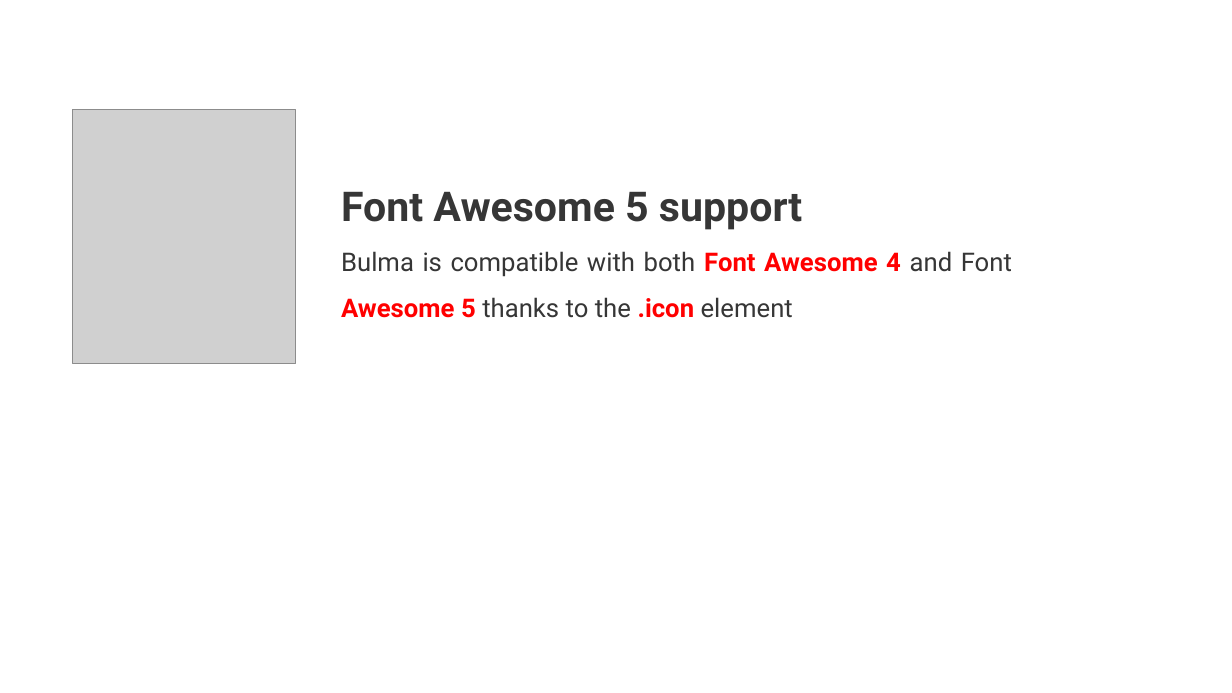
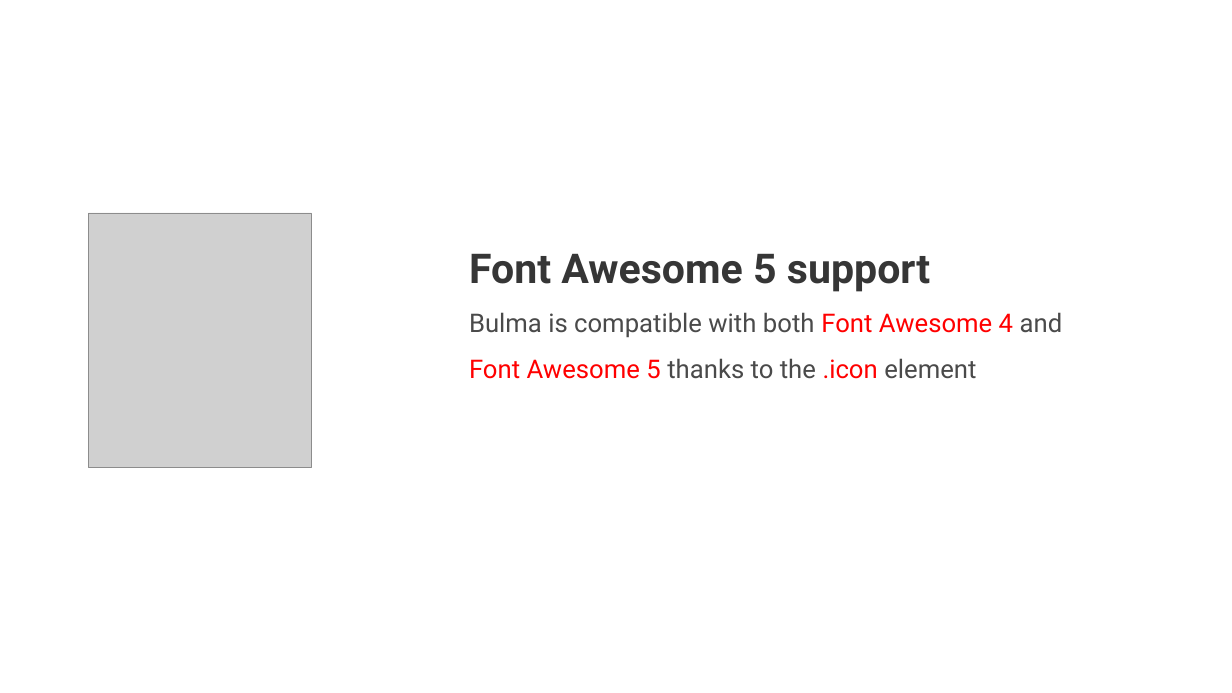
Before and after one commit to myprojectsfile/Learning-Bulma-Course, a slide deck: slide 7 of Course Materials/01- Introduction/01_04 - An Overview of Bulma Framework.pptx (slide 8 before the commit). Drawn at 1232x693 pixels with LibreOffice and Linux fonts; fonts in the diff are those of the drawing; grey boxes stand for pictures. Boxes give left, top, right and bottom in pixels: in the first picture for what was removed or moved away, otherwise in the second. Text is boxed around its words. In the diff, an @@ line names an element or a change of style, - is before the commit and + after.

Commit message:
Contiue more on Bulma Overview Presentation

```diff
--- a/Course Materials/01- Introduction/01_04 - An Overview of Bulma Framework.pptx
+++ b/Course Materials/01- Introduction/01_04 - An Overview of Bulma Framework.pptx
@@ picture removed at <box>73,109,296,364</box> @@
@@ picture added at <box>89,213,311,469</box> @@
@@ text "Font Awesome 5 support": place and size @@
-text "Font Awesome 5 support" at <box>341,191,1012,318</box>
+text "Font Awesome 5 support" at <box>469,253,1063,379</box>
@@ text at <box>469,312,1063,379</box>: text colour #363636 to #4A4A4A in "Bulma is compatible with both and thanks ..."; text colour #363636 to #FF0000 in "Font"; bold off in "Font Awesome 4 Awesome 5 .icon"; alignment justified to left @@
```
Also in this commit, not shown: 6 other slides changed, 1 slide removed, 1 other file.
